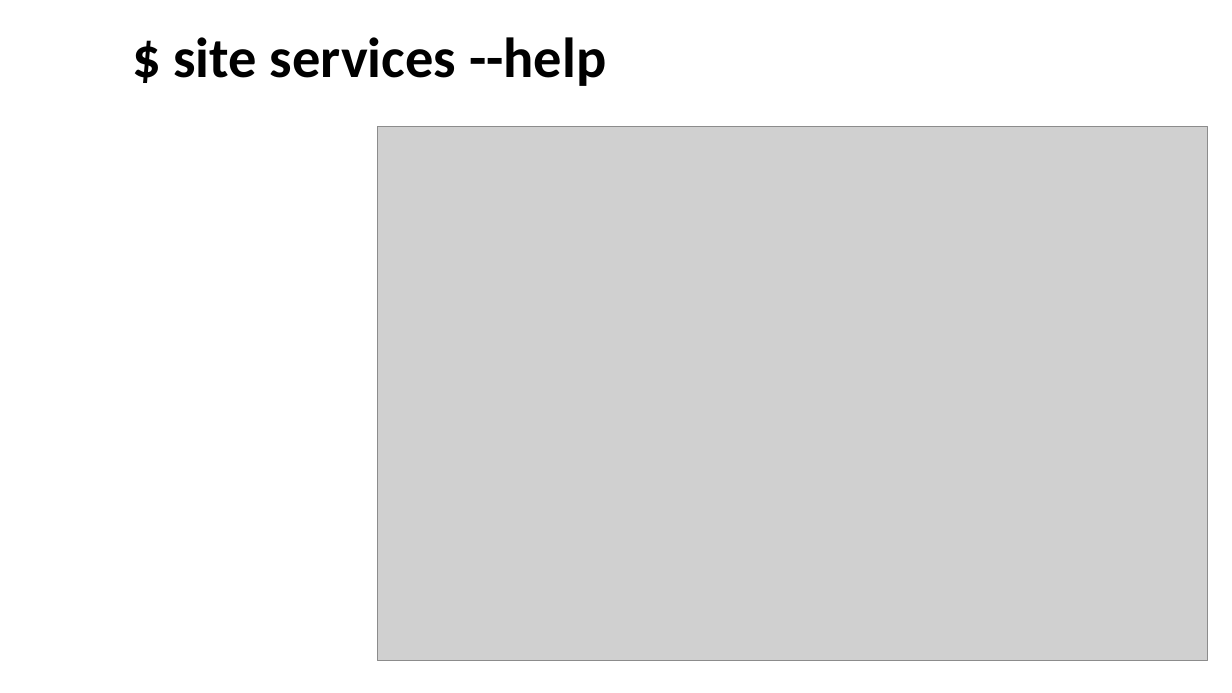
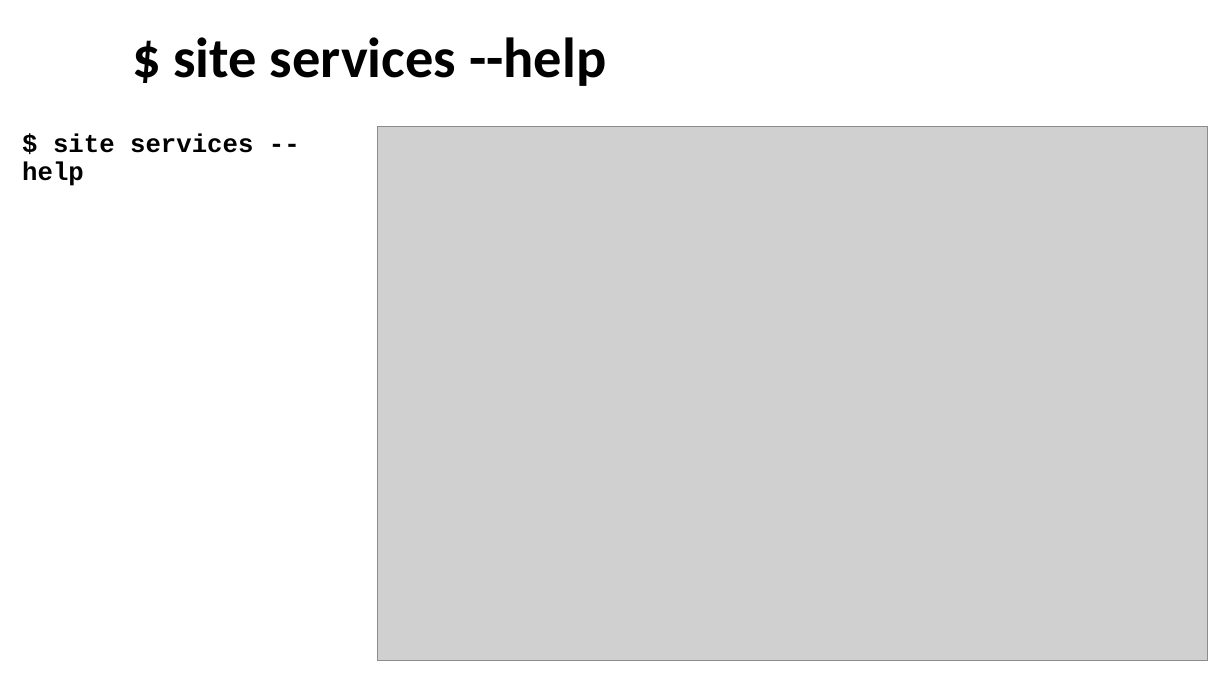
Before and after one commit to enogrob/research-obras-devtools, a slide deck: slide 8 of obras/obras-devtools.pptx. Drawn at 1232x693 pixels with LibreOffice and Linux fonts; fonts in the diff are those of the drawing; grey boxes stand for pictures; background and template pictures are left out. Boxes give left, top, right and bottom in pixels: in the first picture for what was removed or moved away, otherwise in the second. Text is boxed around its words. In the diff, an @@ line names an element or a change of style, - is before the commit and + after.

```diff
--- a/obras/obras-devtools.pptx
+++ b/obras/obras-devtools.pptx
@@ text added at <box>22,133,253,186</box>, 20 pt, text #000000, bold @@
+$ site services --help
```
Also in this commit, not shown: 18 other slides changed, 13 slides added.
